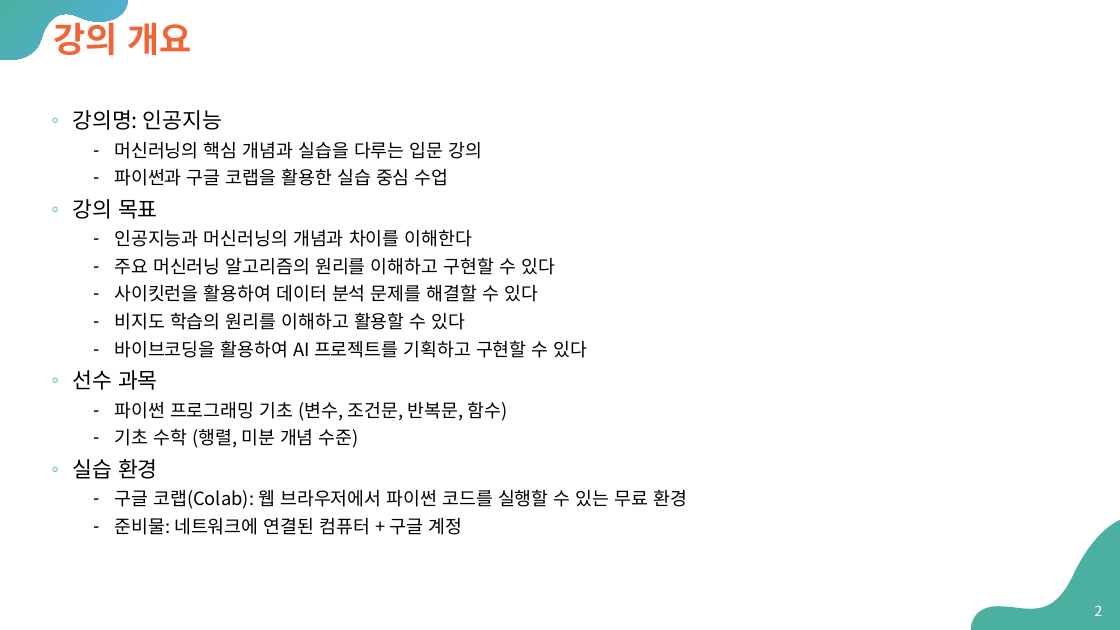
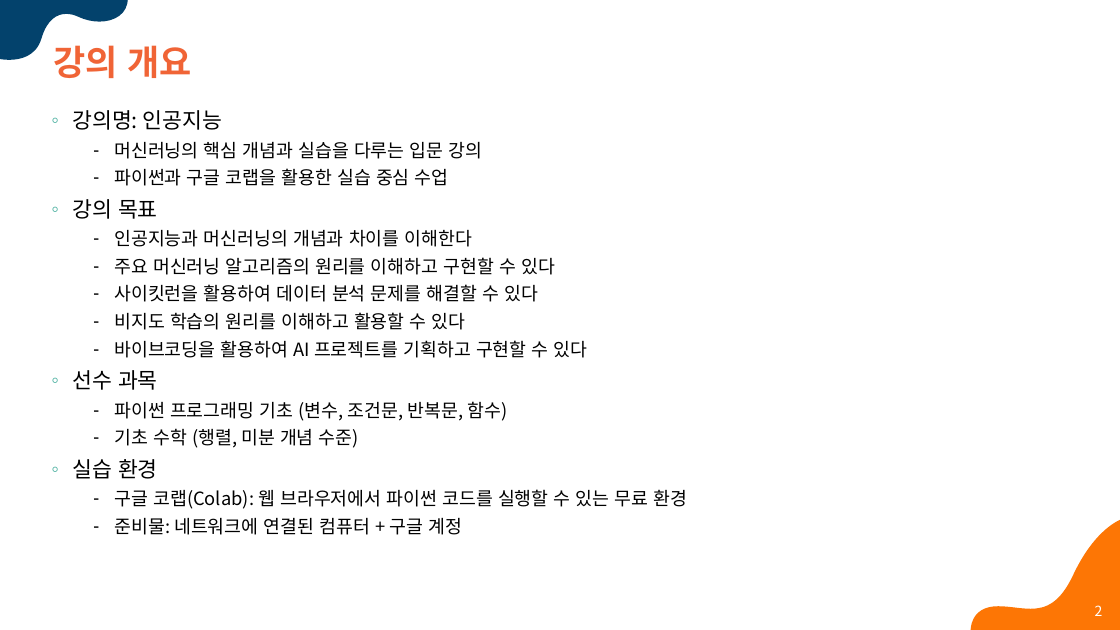
Before and after one commit to Sangdon-Park/Sangdon-Park.github.io, a slide deck: slide 2 of data/인공지능/00-preview.pptx. Drawn at 1120x630 pixels with LibreOffice and Linux fonts; fonts in the diff are those of the drawing; background and template pictures are left out. Boxes give left, top, right and bottom in pixels: in the first picture for what was removed or moved away, otherwise in the second. Text is boxed around its words. In the diff, an @@ line names an element or a change of style, - is before the commit and + after.

```diff
--- a/data/인공지능/00-preview.pptx
+++ b/data/인공지능/00-preview.pptx
@@ freeform shape at (0,0,128,60): fill gradient #4BB0A0 to #52AEE1 to #03426C @@
@@ title "강의 개요" rewrapped from (53,16,191,55) to (53,45,191,78) @@
@@ freeform shape at (970,519,1120,630): fill #4BB0A0 to #FD7605 @@
```
Also in this commit, not shown: 6 other slides changed, 26 other files.
